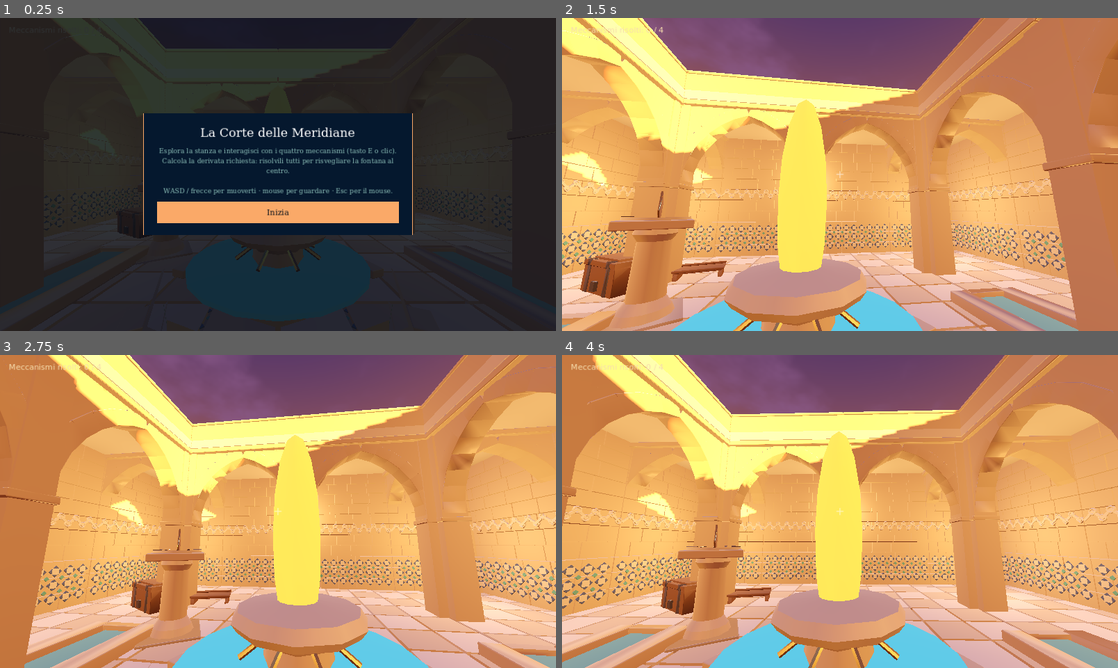
Above: before the commit, frames 1-4 (two rows, left to right).
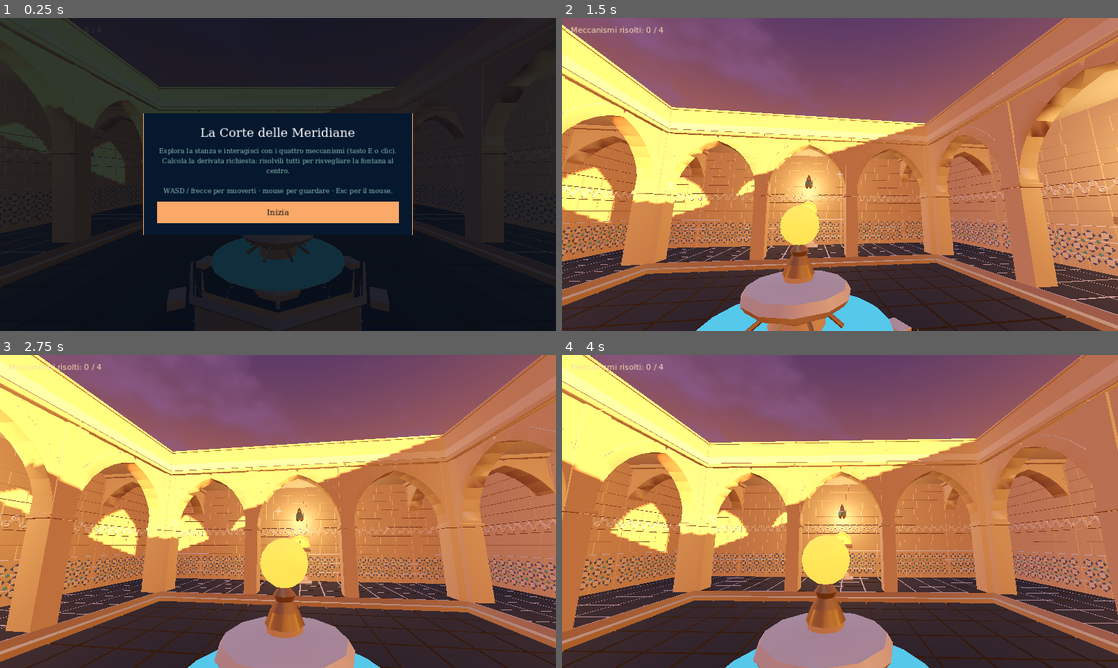
Above: after the commit, the same moments.

Repository: CoachGodzup/palazzo_derivate
Game: Godot game, scene res://scenes/main.tscn
Same seed, same stepped clock (60 frames per second), same inputs: the game is played once before the commit and once after it.
Inputs (mouse positions are in pixels of both pictures, inside the frame that each line leads up to):
- Up to frame 1 (0.25 s): no input
- Up to frame 2 (1.5 s): click "Inizia" at 0.5 s; tap Enter at 1.25 s; move the mouse to (867, 174) at 1.27 s; hold W from 1.28 s (still down); tap E at 1.35 s; click (867, 174) at 1.42 s
- Up to frame 3 (2.75 s): keep holding W; tap Space at 2 s; move the mouse to (250, 511) at 2.02 s; tap E at 2.1 s
- Up to frame 4 (4 s): keep holding W; tap Enter at 2.75 s; move the mouse to (851, 505) at 2.77 s; tap E at 2.85, 3.6 s; tap Space at 3.5 s; move the mouse to (834, 517) at 3.52 s; click (834, 517) at 3.67 s

The runs differ from the first frame. In frame 1, 25% of the frame differs, in the area x 0-100%, y 0-100%; in frame 2, 73%; in frame 3, 78%; in frame 4, 80%.

Commit message:
feat: demo-4 stanza a 5 campate, pilastri solidi, gradino e texture PBR
- Colonnato allargato a 5 campate per lato (stanza 12 -> 15 m).
- Pilastri del colonnato con collisione (StaticBody3D), non piu' attraversabili.
- Cortile centrale ribassato di un gradino verso la fontana.
- Texture PBR CC0 (ambientCG) con normal map su pavimento (Tiles144) e muro
  (Bricks084).
- Rimosse le decorazioni; corretto il bug delle sfere-ellissoidi e nascoste le
  lampade di 'risolto' finche' il meccanismo non e' completato.

Diff:
--- a/demo-4/scripts/geometry.gd
+++ b/demo-4/scripts/geometry.gd
@@ -92,6 +92,12 @@
 	return inst
 
 
+static func apply_material(inst: Node3D, material: Material) -> void:
+	# Override every mesh of an imported GLB with a shared textured material.
+	for c in inst.find_children("*", "MeshInstance3D", true, false):
+		(c as MeshInstance3D).material_override = material
+
+
 static func static_cylinder(parent: Node, top_r: float, bottom_r: float, height: float, pos: Vector3, color: Color, radial := 16) -> StaticBody3D:
 	var body := StaticBody3D.new()
 	body.position = pos
@@ -125,10 +131,10 @@
 	return m
 
 
-static func sphere_mesh(radius: float, height := 2.0, radial := 14, rings := 7) -> SphereMesh:
+static func sphere_mesh(radius: float, height := -1.0, radial := 14, rings := 7) -> SphereMesh:
 	var m := SphereMesh.new()
 	m.radius = radius
-	m.height = height
+	m.height = radius * 2.0 if height < 0.0 else height
 	m.radial_segments = radial
 	m.rings = rings
 	return m
--- a/demo-4/scripts/main.gd
+++ b/demo-4/scripts/main.gd
@@ -31,7 +31,7 @@
 	_build_environment()
 	_build_room()
 	_fountain = Fountain.new()
-	_fountain.position = _center
+	_fountain.position = Vector3(0, -0.25, 0)  # sunken courtyard level
 	add_child(_fountain)
 	_build_player()
 	_build_mechanisms()
@@ -125,13 +125,13 @@
 	var fill := DirectionalLight3D.new()
 	fill.rotation_degrees = Vector3(-80, -120, 0)
 	fill.light_color = Color("9db8e8")
-	fill.light_energy = 0.15
+	fill.light_energy = 0.25
 	fill.shadow_enabled = false
 	add_child(fill)
 
 
 func _build_room() -> void:
-	var r := 6.0
+	var r := 7.5
 	var wall_h := 3.2
 	var t := 0.3
 	# Invisible collision shell: physics stays on plain boxes while the visible
@@ -148,48 +148,81 @@
 	_build_floor()
 	_build_walls()
 	_build_lights()
-	_build_props()
 
 
 func _model_path(model_name: String) -> String:
 	return "res://assets/models/" + model_name + ".glb"
 
 
+func _textured_material(albedo: String, normal: String, uv_scale: float) -> StandardMaterial3D:
+	var m := StandardMaterial3D.new()
+	m.albedo_texture = load(albedo)
+	m.roughness = 0.95
+	m.shading_mode = BaseMaterial3D.SHADING_MODE_PER_VERTEX
+	m.normal_enabled = true
+	m.normal_texture = load(normal)
+	m.uv1_scale = Vector3(uv_scale, uv_scale, 1.0)
+	return m
+
+
 func _build_floor() -> void:
-	# Zellige-style paving: a 4x4 grid of 3 m tiles over the flat collision box.
-	for gx in range(4):
-		for gz in range(4):
-			var x := -4.5 + gx * 3.0
-			var z := -4.5 + gz * 3.0
-			Geometry.model(self, _model_path("courtyard-paving-m-d4922e1f"), Vector3(x, 0.0, z))
+	# Zellige-style paving: a 5x5 grid of 3 m tiles. The central 3x3 block is
+	# sunken one step below the walkway, sloping toward the central fountain.
+	const step := 0.25
+	var floor_mat := _textured_material("res://assets/textures/Tiles144_Color.jpg", "res://assets/textures/Tiles144_NormalGL.jpg", 2.0)
+	for gx in range(5):
+		for gz in range(5):
+			var x := -6.0 + gx * 3.0
+			var z := -6.0 + gz * 3.0
+			var sunken := absf(x) < 4.6 and absf(z) < 4.6
+			var tile := Geometry.model(self, _model_path("courtyard-paving-m-d4922e1f"), Vector3(x, -step if sunken else 0.0, z))
+			Geometry.apply_material(tile, floor_mat)
+	# Step edge around the sunken courtyard (visual; collision stays flat).
+	var e := 4.5
+	for s in [-1.0, 1.0]:
+		Geometry.add(self, Geometry.box_mesh(Vector3(e * 2.0, step, 0.3)), Geometry.COLORS["column"], Vector3(0, -step * 0.5, s * e))
+		Geometry.add(self, Geometry.box_mesh(Vector3(0.3, step, e * 2.0)), Geometry.COLORS["column"], Vector3(s * e, -step * 0.5, 0))
 
 
 func _build_walls() -> void:
-	# A colonnade rings the room: pointed-arch arcade bays face the courtyard,
-	# a low boundary wall closes the outer side behind them. Physics stays on the
-	# invisible collision boxes built in _build_room().
-	var span := [-4.5, -1.5, 1.5, 4.5]
-	var arcade_z := 4.49   # walkway centre; arch opens inward at ~2.92
-	var wall_z := 6.0
+	# A colonnade rings the room: five pointed-arch arcade bays per side face the
+	# courtyard, a low boundary wall closes the outer side behind them. The piers
+	# are solid (collision) so the player can't walk through them.
+	var span := [-6.0, -3.0, 0.0, 3.0, 6.0]
+	var arcade_z := 5.99   # walkway centre; arch opens inward at ~4.42
+	var wall_z := 7.5
+	var wall_mat := _textured_material("res://assets/textures/Bricks084_Color.jpg", "res://assets/textures/Bricks084_NormalGL.jpg", 2.0)
 	for x in span:
 		Geometry.model(self, _model_path("courtyard-arcade-b-5ae70c52"), Vector3(x, 0.0, -arcade_z), 0.0)
 		Geometry.model(self, _model_path("courtyard-arcade-b-5ae70c52"), Vector3(x, 0.0, arcade_z), 180.0)
-		Geometry.model(self, _model_path("boundary-wall-run-08203b0a"), Vector3(x, 0.0, -wall_z), 0.0)
-		Geometry.model(self, _model_path("boundary-wall-run-08203b0a"), Vector3(x, 0.0, wall_z), 180.0)
+		Geometry.apply_material(Geometry.model(self, _model_path("boundary-wall-run-08203b0a"), Vector3(x, 0.0, -wall_z), 0.0), wall_mat)
+		Geometry.apply_material(Geometry.model(self, _model_path("boundary-wall-run-08203b0a"), Vector3(x, 0.0, wall_z), 180.0), wall_mat)
 	for z in span:
 		Geometry.model(self, _model_path("courtyard-arcade-b-5ae70c52"), Vector3(arcade_z, 0.0, z), -90.0)
 		Geometry.model(self, _model_path("courtyard-arcade-b-5ae70c52"), Vector3(-arcade_z, 0.0, z), 90.0)
-		Geometry.model(self, _model_path("boundary-wall-run-08203b0a"), Vector3(wall_z, 0.0, z), -90.0)
-		Geometry.model(self, _model_path("boundary-wall-run-08203b0a"), Vector3(-wall_z, 0.0, z), 90.0)
+		Geometry.apply_material(Geometry.model(self, _model_path("boundary-wall-run-08203b0a"), Vector3(wall_z, 0.0, z), -90.0), wall_mat)
+		Geometry.apply_material(Geometry.model(self, _model_path("boundary-wall-run-08203b0a"), Vector3(-wall_z, 0.0, z), 90.0), wall_mat)
+	_build_piers()
+
+
+func _build_piers() -> void:
+	# Solid collision for the colonnade piers (square piers between the arches).
+	var piers := [-7.5, -4.5, -1.5, 1.5, 4.5, 7.5]
+	var arch_line := 4.42
+	for p in piers:
+		Geometry.collision_box(self, Vector3(0.55, 2.6, 0.55), Vector3(p, 1.3, -arch_line))
+		Geometry.collision_box(self, Vector3(0.55, 2.6, 0.55), Vector3(p, 1.3, arch_line))
+		Geometry.collision_box(self, Vector3(0.55, 2.6, 0.55), Vector3(arch_line, 1.3, p))
+		Geometry.collision_box(self, Vector3(0.55, 2.6, 0.55), Vector3(-arch_line, 1.3, p))
 
 
 func _build_lights() -> void:
 	# Wall lanterns (one per wall) with warm point lights.
 	var lanterns := [
-		{"pos": Vector3(0.0, 2.6, -5.62), "yaw": 0.0},
-		{"pos": Vector3(0.0, 2.6, 5.62), "yaw": 180.0},
-		{"pos": Vector3(5.62, 2.6, 0.0), "yaw": -90.0},
-		{"pos": Vector3(-5.62, 2.6, 0.0), "yaw": 90.0},
+		{"pos": Vector3(0.0, 2.6, -7.12), "yaw": 0.0},
+		{"pos": Vector3(0.0, 2.6, 7.12), "yaw": 180.0},
+		{"pos": Vector3(7.12, 2.6, 0.0), "yaw": -90.0},
+		{"pos": Vector3(-7.12, 2.6, 0.0), "yaw": 90.0},
 	]
 	for lantern in lanterns:
 		var pos: Vector3 = lantern["pos"]
@@ -199,11 +232,6 @@
 		glow.y = pos.y
 		_add_warm_light(glow, 1.5, 7.0)
 
-	# Standing lamps in the rear corners.
-	for x in [-4.0, 4.0]:
-		Geometry.model(self, _model_path("standing-lamp-628d08e8"), Vector3(x, 0.0, -4.0))
-		_add_warm_light(Vector3(x, 1.8, -4.0), 1.4, 6.0)
-
 
 func _add_warm_light(pos: Vector3, energy: float, range_m: float) -> void:
 	var light := OmniLight3D.new()
@@ -215,24 +243,9 @@
 	add_child(light)
 
 
-func _build_props() -> void:
-	# Sundial in the courtyard (thematic: La Corte delle Meridiane).
-	Geometry.model(self, _model_path("courtyard-sundial-2988e4e8"), Vector3(-2.2, 0.0, -1.6), 30.0)
-	# Seating nook against the south wall (clear of the hourglass mechanism).
-	Geometry.model(self, _model_path("floor-cushion-set-25ee916f"), Vector3(-2.3, 0.0, 3.7), -20.0)
-	Geometry.model(self, _model_path("floor-cushion-set-25ee916f"), Vector3(2.0, 0.0, 4.0), 25.0)
-	Geometry.model(self, _model_path("folding-screen-sta-bfa8905d"), Vector3(-4.3, 0.0, 2.4), 60.0)
-	# Study corner near the north-west.
-	Geometry.model(self, _model_path("book-chest-c1c6462c"), Vector3(-3.6, 0.0, -2.9), -30.0)
-	Geometry.model(self, _model_path("low-study-desk-68f899d4"), Vector3(-2.4, 0.0, -3.5), 15.0)
-	# Water runnels feeding the central fountain.
-	Geometry.model(self, _model_path("water-channel-runn-2ea19fd7"), Vector3(3.0, 0.0, 0.0), 90.0)
-	Geometry.model(self, _model_path("water-channel-runn-2ea19fd7"), Vector3(-3.0, 0.0, 0.0), 90.0)
-
-
 func _build_player() -> void:
 	_player = Player.new()
-	_player.position = Vector3(0, 0.05, 2.4)
+	_player.position = Vector3(0, 0.05, 3.2)
 
 	var col := CollisionShape3D.new()
 	var cap := CapsuleShape3D.new()
@@ -262,10 +275,10 @@
 
 func _build_mechanisms() -> void:
 	var positions := [
-		Vector3(0, 1.4, -5.3),    # nord: sigillo
-		Vector3(5.3, 1.4, 0),     # est: ingranaggi
-		Vector3(0, 1.4, 5.3),     # sud: clessidra
-		Vector3(-5.3, 1.4, 0),    # ovest: porta
+		Vector3(0, 1.4, -6.8),    # nord: sigillo
+		Vector3(6.8, 1.4, 0),     # est: ingranaggi
+		Vector3(0, 1.4, 6.8),     # sud: clessidra
+		Vector3(-6.8, 1.4, 0),    # ovest: porta
 	]
 	for i in range(_puzzles.size()):
 		var mech := Mechanism.new()
--- a/demo-4/scripts/mechanism.gd
+++ b/demo-4/scripts/mechanism.gd
@@ -20,6 +20,7 @@
 var _hourglass: Node3D
 var _door_pivot: Node3D
 var _glow_mat: StandardMaterial3D
+var _solved_lamp: MeshInstance3D
 
 
 func setup(data: Dictionary) -> void:
@@ -45,6 +46,7 @@
 	_glow_mat.albedo_color = Geometry.COLORS["teal"]
 	_glow_mat.emission = Geometry.COLORS["teal"]
 	_glow_mat.emission_energy_multiplier = 2.0
+	_solved_lamp.visible = true
 	_start_animation()
 	solved.emit()
 
@@ -183,13 +185,16 @@
 
 
 func _add_solved_lamp() -> void:
+	# Small teal orb that appears only once the mechanism is solved (hidden
+	# until then, so no stray glowing dots float over the unsolved mechanisms).
 	var lamp_y := _collision_size().y * 0.5 + 0.25
-	var sphere := MeshInstance3D.new()
-	sphere.mesh = Geometry.sphere_mesh(0.16, 2.0, 12, 6)
-	_glow_mat = Geometry.mat(Geometry.COLORS["gold"], true, 0.35)
-	sphere.material_override = _glow_mat
-	sphere.position = Vector3(0, lamp_y, 0.1)
-	_visual.add_child(sphere)
+	_solved_lamp = MeshInstance3D.new()
+	_solved_lamp.mesh = Geometry.sphere_mesh(0.14)
+	_glow_mat = Geometry.mat(Geometry.COLORS["teal"], true, 1.2)
+	_solved_lamp.material_override = _glow_mat
+	_solved_lamp.position = Vector3(0, lamp_y, 0.1)
+	_solved_lamp.visible = false
+	_visual.add_child(_solved_lamp)
 
 
 func _start_animation() -> void:
Binary file added: demo-4/assets/textures/Bricks084_Color.jpg
Not shown, added: demo-4/assets/textures/Bricks084_Color.jpg.import
Binary file added: demo-4/assets/textures/Bricks084_NormalGL.jpg
Not shown, added: demo-4/assets/textures/Bricks084_NormalGL.jpg.import
Binary file added: demo-4/assets/textures/Tiles144_Color.jpg
Not shown, added: demo-4/assets/textures/Tiles144_Color.jpg.import
Binary file added: demo-4/assets/textures/Tiles144_NormalGL.jpg
Not shown, added: demo-4/assets/textures/Tiles144_NormalGL.jpg.import
Not shown, changed: demo-4/CREDITS.md
